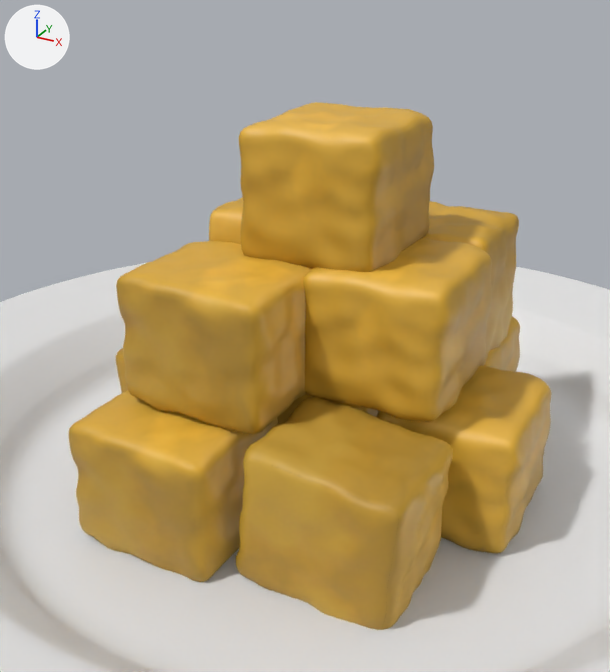
One commit to the FBX model Assets/Models/Items/Dishes/Completed/Jawa/tahusumedang.fbx: the scene before it, then after it.
Camera for both pictures: a 50 mm camera at (0.192, -0.375, 0.267) aimed at (-0.004, -0.018, 0.089). The axes (+X, +Y, +Z) are drawn at upper left. The lights are the same throughout. Where no turn or scale is listed for an object, it has been applied to the vertices.

The first picture shows 'Plate', 'tahu', 'tahu.001', 'tahu.002', 'tahu.004', 'tahu.005', 'tahu.006', 'tahu.007', 'tahu.008', 'tahu.009', 'tahu.010', 'tahu.011'.
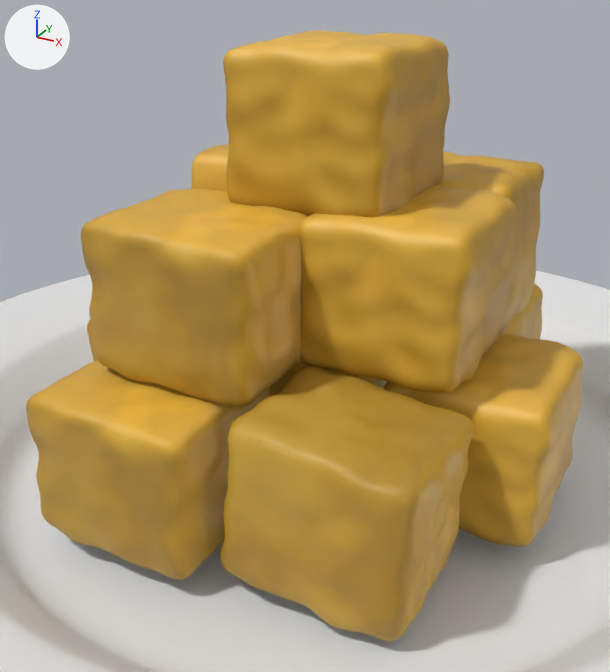
The newer file is also rescaled (x1.47), turned or shifted as a whole; pictures and numbers use the older file's frame.

Pixel boxes [x1, y1, x2, y2] of what changed, in the pictures (610 x 672 px; the box of a moved part takes in the faces that stretch with it):
'tahu.005', mesh rescaled, reshaped (17% wider, 18% taller): before [236, 396, 453, 630]; after [220, 365, 474, 642]
'tahu.011', mesh rescaled, reshaped (16% wider, 9% taller): before [239, 102, 434, 272]; after [223, 31, 450, 217]
'tahu.007', mesh rescaled, reshaped (16% wider, 12% taller): before [116, 241, 312, 435]; after [81, 189, 308, 407]
'tahu.008', mesh rescaled, reshaped (16% wider, 13% taller): before [303, 238, 492, 422]; after [298, 185, 517, 393]
'tahu.006', mesh rescaled, reshaped (17% wider, 15% taller): before [69, 390, 278, 582]; after [26, 360, 270, 580]
'tahu.001', mesh rescaled (14% wider, 13% taller): before [376, 365, 551, 554]; after [384, 333, 583, 547]
'tahu.010', mesh rescaled (11% wider, 11% taller): before [423, 201, 519, 366]; after [437, 151, 544, 334]
'tahu.009', mesh rescaled (11% wider): before [209, 197, 243, 244]; after [191, 143, 229, 192]
'tahu.002', mesh rescaled: before [484, 316, 520, 371]; after [505, 283, 543, 339]
'tahu', mesh rescaled (16% wider, 6% taller): before [277, 394, 379, 425]; after [269, 363, 387, 396]
'tahu.004', mesh rescaled: before [116, 348, 127, 393]; after [87, 319, 97, 361]
part 1 of me_cube_023, moved or reshaped: before [423, 201, 519, 366]; after [191, 143, 229, 192]
part 2 of me_cube_024, moved or reshaped: before [239, 102, 434, 272]; after [437, 151, 544, 334]
part 3 of me_cube_015, moved or reshaped: before [484, 316, 520, 371]; after [384, 333, 583, 547]
part 4 of me_cube_018, moved or reshaped: before [236, 396, 453, 630]; after [87, 319, 97, 361]
part 5 of me_cube_021, moved or reshaped: before [303, 238, 492, 422]; after [81, 189, 308, 407]
part 6 of me_cube_020, moved or reshaped: before [116, 241, 312, 435]; after [26, 360, 270, 580]
part 7 of me_cube_014, moved or reshaped: before [376, 365, 551, 554]; after [269, 363, 387, 396]
part 8 of me_cube_019, moved or reshaped: before [69, 390, 278, 582]; after [220, 365, 474, 642]
part 9 of me_cube_017, moved or reshaped (not visible afterwards): before [116, 348, 127, 393]
part 10 of me_cube_022, moved or reshaped: before [209, 197, 243, 244]; after [298, 185, 517, 393]

The change, as a list of edits to the scene's bpy script:
```text
Change me_cube_019:
    where me_cube_019.from_pydata(...)  # 2402 vertices, 2400 faces; spans x -104.0..105.0, y -104.0..103.0, z -104.0..104.0
    used by ob_tahu_006; location = (-0.038, -0.0874, 0.0345); rotation_euler = (1.571, 0.0, 0.0), in degrees (90, 0, 0); scale = (0.000396, 0.00034, 0.000365)
    me_cube_019 part 8: the whole mesh is scaled about its middle by 1.12, then moved by (10.0, -27.0, 43.0)
Change me_cube_017:
    where me_cube_017.from_pydata(...)  # 2402 vertices, 2400 faces; spans x -104.0..105.0, y -104.0..103.0, z -104.0..104.0
    used by ob_tahu_004; location = (-0.0803, -0.0062, 0.0345); rotation_euler = (0.0, 0.0792, -1.571), in degrees (0, 4.5, -90); scale = (0.000396, 0.00034, 0.000365)
    me_cube_017 part 9: the whole mesh is scaled about its middle by 1.12, then moved by (39.0, -27.0, -8.0)
Change me_cube_022:
    where me_cube_022.from_pydata(...)  # 2402 vertices, 2400 faces; spans x -104.0..105.0, y -104.0..103.0, z -104.0..104.0
    used by ob_tahu_009; location = (-0.0274, 0.0115, 0.1112); rotation_euler = (-3.142, -1.568, -0.0000112), in degrees (-180, -90, -0); scale = (0.000396, 0.00034, 0.000365)
    me_cube_022 part 10: the whole mesh is scaled about its middle by 1.12, then moved by (3.0, 69.0, -13.0)
Change me_cube_020:
    where me_cube_020.from_pydata(...)  # 2402 vertices, 2400 faces; spans x -104.0..105.0, y -104.0..103.0, z -104.0..104.0
    used by ob_tahu_007; location = (-0.0259, -0.058, 0.1022); rotation_euler = (1.571, 0.0, 0.0), in degrees (90, 0, 0); scale = (0.000396, 0.00034, 0.000365)
    me_cube_020 part 6: the whole mesh is scaled about its middle by 1.12, then moved by (-13.0, 45.0, 28.0)
Change me_cube_021:
    where me_cube_021.from_pydata(...)  # 2402 vertices, 2400 faces; spans x -104.0..105.0, y -104.0..103.0, z -104.0..104.0
    used by ob_tahu_008; location = (0.045, -0.0117, 0.1043); rotation_euler = (1.571, 0.0, -1.545), in degrees (90, 0, -89); scale = (0.000396, 0.00034, 0.000365)
    me_cube_021 part 5: the whole mesh is scaled about its middle by 1.12, then moved by (-9.0, 68.0, 18.0)
Change me_cube_015:
    where me_cube_015.from_pydata(...)  # 2402 vertices, 2400 faces; spans x -104.0..105.0, y -104.0..103.0, z -104.0..104.0
    used by ob_tahu_002; location = (0.0407, 0.0795, 0.0345); rotation_euler = (1.571, 0.0, -1.545), in degrees (90, 0, -89); scale = (0.000396, 0.00034, 0.000365)
    me_cube_015 part 3: the whole mesh is scaled about its middle by 1.12, then moved by (0.0, 45.0, -24.0)
Change me_cube_014:
    where me_cube_014.from_pydata(...)  # 2402 vertices, 2400 faces; spans x -104.0..105.0, y -104.0..103.0, z -104.0..104.0
    used by ob_tahu_001; location = (0.0796, 0.0, 0.0345); rotation_euler = (1.571, 0.0, -1.545), in degrees (90, 0, -89); scale = (0.000396, 0.00034, 0.000365)
    me_cube_014 part 7: the whole mesh is scaled about its middle by 1.12, then moved by (-1.0, 45.0, 0.0)
Change me_cube_023:
    where me_cube_023.from_pydata(...)  # 2402 vertices, 2400 faces; spans x -104.0..105.0, y -104.0..103.0, z -104.0..104.0
    used by ob_tahu_010; location = (0.0391, 0.0612, 0.0997); rotation_euler = (0.0, -1.556, -3.142), in degrees (0, -89, -180); scale = (0.000396, 0.00034, 0.000365)
    me_cube_023 part 1: the whole mesh is scaled about its middle by 1.12, then moved by (61.0, -5.0, -11.0)
Add me_cube_025:
    me_cube_025.from_pydata(...)  # 2402 vertices, 2400 faces; spans x -116.0..118.0, y -25.0..206.0, z -118.0..116.0
    me_cube_025.materials.append(mat_tahu_sumedang)  # picture img_sumedang_baked_png
Change ob_tahu_006:
    ob_tahu_006: bpy.data.objects.new('tahu.006', me_cube_019) -> bpy.data.objects.new('tahu.006', me_cube_020)
Change ob_tahu_007:
    ob_tahu_007: bpy.data.objects.new('tahu.007', me_cube_020) -> bpy.data.objects.new('tahu.007', me_cube_021)
Change ob_tahu_011:
    ob_tahu_011: bpy.data.objects.new('tahu.011', me_cube_024) -> bpy.data.objects.new('tahu.011', me_cube_025)
Change ob_tahu_008:
    ob_tahu_008: bpy.data.objects.new('tahu.008', me_cube_021) -> bpy.data.objects.new('tahu.008', me_cube_022)
Change ob_tahu_005:
    ob_tahu_005: bpy.data.objects.new('tahu.005', me_cube_018) -> bpy.data.objects.new('tahu.005', me_cube_019)
Change ob_tahu:
    ob_tahu: bpy.data.objects.new('tahu', me_cube_013) -> bpy.data.objects.new('tahu', me_cube_014)
```
